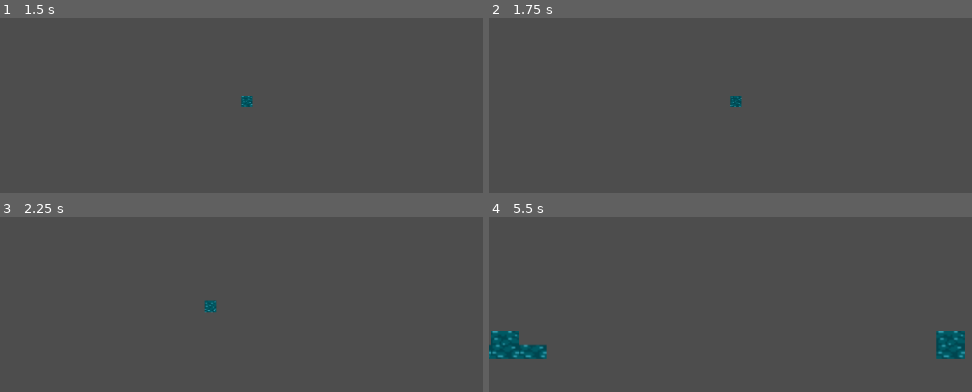
Above: before the commit, frames 1-4 (two rows, left to right).
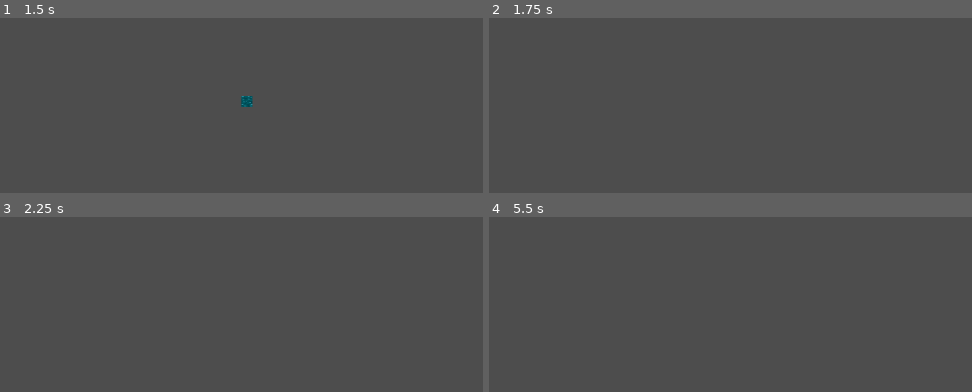
Above: after the commit, the same moments.

Repository: ValentinBirth/Korallenwachstum
Game: Godot game, scene res://main.tscn
The game is run twice, just before and just after one commit, with the same random seed, the same clock (stepped at 60 frames per second) and the same inputs.
Inputs (mouse positions are in pixels of both pictures, inside the frame that each line leads up to):
- Up to frame 1 (1.5 s): tap Enter at 0.5 s; move the mouse to (outside the picture) at 0.52 s; hold Right (ui_right) 0.53-1.25 s; click (outside the picture) at 0.6 s; tap Space at 1.25 s; drag from (outside the picture) to (357, 58) at 1.27 s
- Up to frame 2 (1.75 s): no input
- Up to frame 3 (2.25 s): tap Enter at 2 s; move the mouse to (outside the picture) at 2.02 s; hold Right (ui_right) from 2.03 s (still down); tap Mouse wheel up (zoom_in) at 2.1 s
- Up to frame 4 (5.5 s): release Right (ui_right) at 2.75 s; drag from (846, 257) to (outside the picture) at 2.77 s; tap Space at 3.5 s; move the mouse to (outside the picture) at 3.52 s; hold Left (ui_left) 3.53-4.25 s; click (outside the picture) at 3.6 s; drag from (outside the picture) to (outside the picture) at 4.27 s; tap Enter at 5 s; move the mouse to (outside the picture) at 5.02 s; hold Down (ui_down) from 5.03 s (still down); tap Mouse wheel up (zoom_in) at 5.1 s; click (outside the picture) at 5.17 s

Frame 1 is identical in both runs. In frame 2, 0.2% of the frame differs, in the area x 49-53%, y 44-51%; in frame 3, 0.2%; in frame 4, 2.4%, in the area x 0-99%, y 65-82%.

Commit message:
Code Optimierung
Nachbarnsuche optimiert und Smulation updated nur Zellen mit Wasser

Diff:
--- a/WaterSimulation.gd
+++ b/WaterSimulation.gd
@@ -44,22 +44,35 @@
 			salt_grid[y][x] = grid[y][x] * randf()
 
 func update_simulation():
+	var updates = []
+	 # Collect cells with water for processing
+	for y in range(GRID_HEIGHT):
+		for x in range(GRID_WIDTH):
+			if grid[y][x] > 0:
+				updates.append(Vector2i(x, y))
+
+	# Copy current grid state
 	for y in range(GRID_HEIGHT):
 		for x in range(GRID_WIDTH):
 			next_grid[y][x] = grid[y][x]
 			next_salt_grid[y][x] = salt_grid[y][x]
 
-	for y in range(GRID_HEIGHT - 1, -1, -1):
-		for x in range(GRID_WIDTH):
-			if grid[y][x] > 0:
-				move_water(x, y)
+	# Process water movement
+	for cell in updates:
+		move_water(cell.x, cell.y)
 
-	for y in range(GRID_HEIGHT):
-		for x in range(GRID_WIDTH):
-			if salt_grid[y][x] > 0:
-				diffuse_salt(x, y)
-	grid = next_grid.duplicate(true)
-	salt_grid = next_salt_grid.duplicate(true)
+	# Process salt diffusion only where water exists
+	for cell in updates:
+		if salt_grid[cell.y][cell.x] > 0:
+			diffuse_salt(cell.x, cell.y)
+
+
+	# Swap grids
+	var temp = grid
+	grid = next_grid
+	next_grid = temp
+
+	next_salt_grid = temp
 
 func move_water(x: int, y: int):
 	var water_amount = grid[y][x]
@@ -108,14 +121,12 @@
 		return
 
 	var neighbors = []
-	if x > 0 and grid[y][x - 1] > 0:
-		neighbors.append(Vector2(x - 1, y))
-	if x < GRID_WIDTH - 1 and grid[y][x + 1] > 0:
-		neighbors.append(Vector2(x + 1, y))
-	if y > 0 and grid[y - 1][x] > 0:
-		neighbors.append(Vector2(x, y - 1))
-	if y < GRID_HEIGHT - 1 and grid[y + 1][x] > 0:
-		neighbors.append(Vector2(x, y + 1))
+	var neighbor_offsets = [Vector2(-1, 0), Vector2(1, 0), Vector2(0, -1), Vector2(0, 1)]
+	for offset in neighbor_offsets:
+		var nx = x + offset.x
+		var ny = y + offset.y
+		if nx >= 0 and nx < GRID_WIDTH and ny >= 0 and ny < GRID_HEIGHT and grid[ny][nx] > 0:
+			neighbors.append(Vector2(nx, ny))
 
 	if neighbors.size() == 0:
 		return
